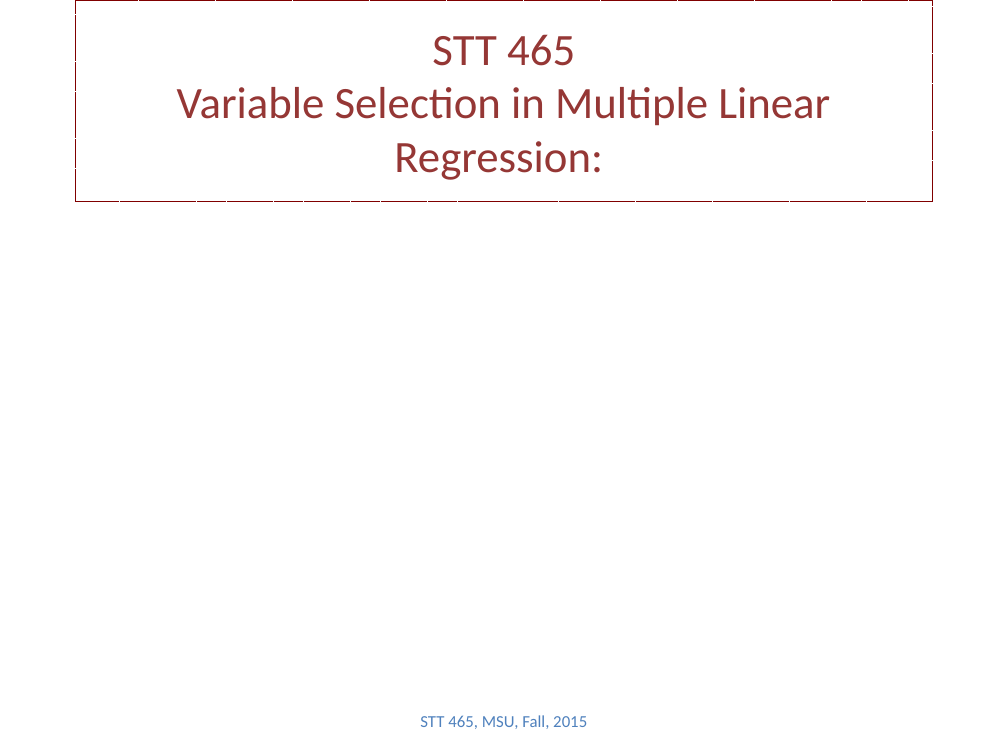
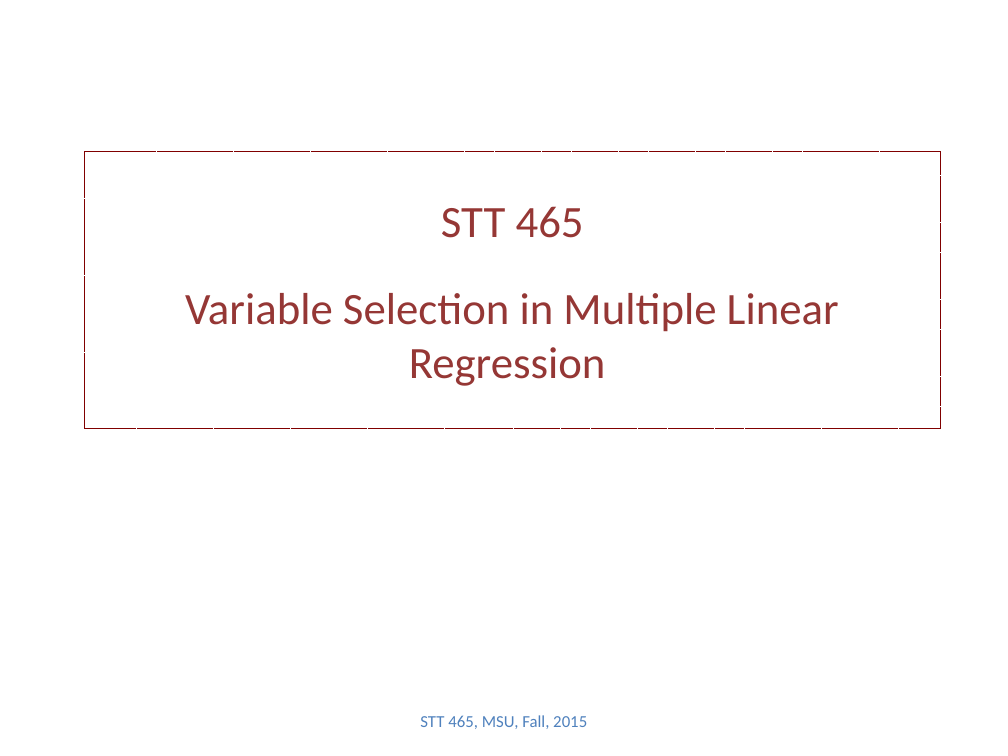
Before and after one commit to Boukos/STT465, a slide deck: slide 1 of STT465_15.pptx. Drawn at 1008x756 pixels with LibreOffice and Linux fonts; fonts in the diff are those of the drawing. Boxes give left, top, right and bottom in pixels: in the first picture for what was removed or moved away, otherwise in the second. Text is boxed around its words. In the diff, an @@ line names an element or a change of style, - is before the commit and + after.

```diff
--- a/STT465_15.pptx
+++ b/STT465_15.pptx
@@ title "STT 465 Variable Selection in ...": place and size @@
-title "STT 465 Variable Selection in ..." at box(76, 0, 932, 202)
+title "STT 465 Variable Selection in ..." at box(84, 151, 940, 428)
@@ title at box(185, 206, 839, 386): text changed @@
-STT 465
-Variable Selection in Multiple Linear Regression:
+STT 465
+Variable Selection in Multiple Linear Regression
```
Also in this commit, not shown: 4 other slides changed, 4 slides added, 13 slides removed, 1 other file.
